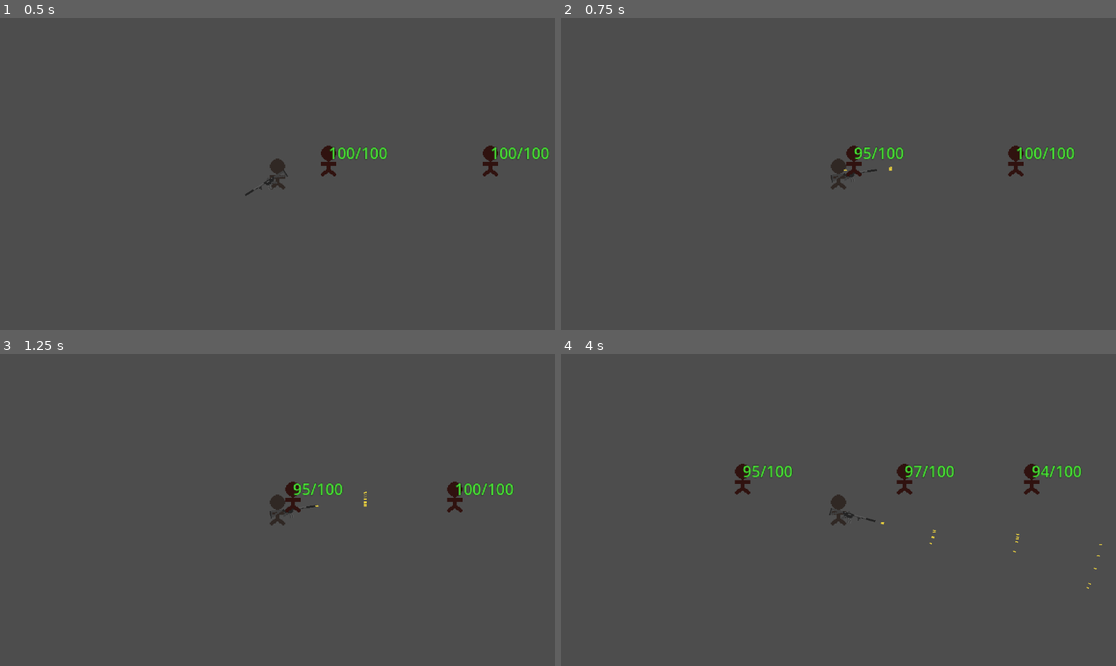
Above: before the commit, frames 1-4 (two rows, left to right).
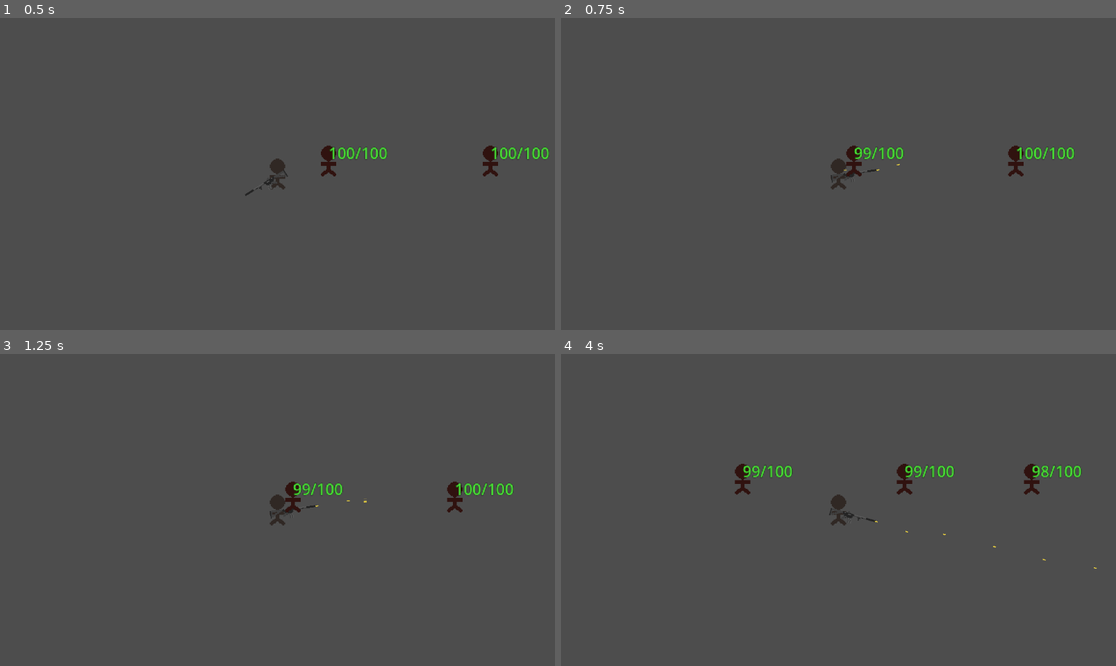
Above: after the commit, the same moments.

Repository: ExHilEr8/Personal-Game-Jam
Game: Godot game, scene res://scenes/main.tscn
Two runs of this game, one before a commit and one after it. Both use one fixed random seed, a clock stepped at 60 frames per second and the inputs below. Sound files missing from this copy of the repository are replaced by a short silence.
Inputs (mouse positions are in pixels of both pictures, inside the frame that each line leads up to):
- Up to frame 1 (0.5 s): no input
- Up to frame 2 (0.75 s): tap Enter at 0.5 s; move the mouse to (960, 158) at 0.52 s; press the mouse at (960, 158) at 0.53 s; hold D (move_right) from 0.53 s (still down)
- Up to frame 3 (1.25 s): keep holding D (move_right)
- Up to frame 4 (4 s): tap Space at 1.25 s; move the mouse to (727, 525) at 1.27 s; release D (move_right) at 1.28 s; release the mouse at (727, 525) at 1.28 s; hold S (move_down) 1.28-2.03 s; click (727, 525) at 1.35 s; move the mouse to (894, 441) at 2.02 s; press the mouse at (894, 441) at 2.03 s; hold D (move_right) 2.03-2.78 s; tap Enter at 2.75 s; move the mouse to (810, 572) at 2.77 s; release the mouse at (810, 572) at 2.78 s; hold W (move_up) 2.78-3.53 s; click (810, 572) at 2.85 s; move the mouse to (1005, 556) at 3.52 s; press the mouse at (1005, 556) at 3.53 s; hold A (move_left) from 3.53 s (still down)

Frame 1 is identical in both runs. In frame 2, less than 0.1% of the frame differs, in the area x 50-62%, y 41-49%; in frame 3, less than 0.1%; in frame 4, 0.2%, in the area x 34-98%, y 35-76%.

Commit message:
Implemented more responsive in-game reload functionality and added the ability for weapons to reload bullets individually

Diff:
--- a/scenes/testing_scenes/weapon_testing.tscn
+++ b/scenes/testing_scenes/weapon_testing.tscn
@@ -26,12 +26,10 @@
 
 [node name="Weapon" parent="Player/WeaponContainer" instance=ExtResource("3_5a638")]
 position = Vector2(16, 4)
-fire_rate = 0.1
-reload_single_bullets = true
-initial_accuracy = 0.95
+fire_rate = 0.05
+initial_accuracy = 0.975
 magazine_size = 999999
 reserve_ammo = 999999
-projectile_count = 5
 allow_queued_firing = false
 time_left_to_queue = 3.0
 physics_projectile = ExtResource("4_cxa28")
--- a/scenes/weapons/weapon.gd
+++ b/scenes/weapons/weapon.gd
@@ -8,8 +8,10 @@
 @export var fire_rate: float = float(0.3)
 @export var reload_time: float = float(1)
 @export_subgroup("Reload Misc")
-@export var reload_single_bullets: bool = false
-@export var bullets_to_reload: int = int(1)
+@export var allow_instant_reload_interruption: bool = false
+@export var reload_individual_bullets: bool = false
+@export var individual_bullet_reload_cost: int = int(1)
+@export var next_reload_cancel_delay: float = float(0.25)
 @export_subgroup("")
 @export var initial_accuracy: float = float(1) :
 	get:
@@ -65,10 +67,12 @@
 var hitscan_projectile_instances = []
 
 var burst_timer: Timer
+var fire_rate_timer: Timer
 var reload_timer: Timer
-var fire_rate_timer: Timer
+var reload_individual_timer: Timer
 var is_bursting: bool = false
 var is_reloading: bool = false
+var cancel_next_individual: bool = false
 
 var can_fire: bool = true
 var is_fire_queued: bool = false
@@ -91,12 +95,16 @@
 ##### FUNCTIONS #####
 
 func _ready():
+	burst_timer = initialize_general_timer()
+
 	fire_rate_timer = initialize_general_timer()
-	burst_timer = initialize_general_timer()
+	fire_rate_timer.timeout.connect(_attempt_queue_fire)
+
 	reload_timer = initialize_general_timer()
-
-	fire_rate_timer.timeout.connect(_attempt_queue_fire)
 	reload_timer.timeout.connect(_reload_timer_finished)
+
+	reload_individual_timer = initialize_general_timer()
+	reload_individual_timer.timeout.connect(_reload_individual_timer_finished)
 
 	magazine_count = magazine_size
 
@@ -109,6 +117,9 @@
 
 
 func _process(delta):
+	# Called first to determine if the player wants to shoot if during a reload
+	check_attempt_reload()
+
 	if is_charge_fire == true:
 		check_attempt_charge_fire(delta)
 
@@ -118,8 +129,6 @@
 		else:
 			check_attempt_single_fire()
 
-	check_attempt_reload()
-
 
 func _physics_process(delta):
 	if is_hitscan == true:
@@ -127,8 +136,29 @@
 			ray.target_position = get_default_ray_target()
 
 func check_attempt_reload():
-	if Input.is_action_just_pressed("reload") and reserve_ammo > 0 and magazine_count < magazine_size and is_reloading == false:
-		start_reload()
+	if Input.is_action_just_pressed("reload"):
+		if reload_individual_bullets == true:
+			if is_reloading == false:
+				if determine_can_reload() == true:
+					start_reload(reload_individual_timer)
+			else:
+				var elapsed_time = reload_individual_timer.wait_time - reload_individual_timer.time_left
+
+				if elapsed_time > next_reload_cancel_delay:
+					print('cancelling next reload')
+					cancel_next_individual = true
+		else:
+			if determine_can_reload() == true:
+				start_reload(reload_timer)
+
+	elif (Input.is_action_just_pressed("primary_action") and allow_instant_reload_interruption == true and determine_can_fire(true) == true):
+		if is_reloading == true:
+			if reload_individual_bullets == true:
+				cancel_reload(reload_individual_timer)
+			else:
+				cancel_reload(reload_timer)
+
+
 
 
 func check_attempt_full_fire():
@@ -166,7 +196,7 @@
 
 
 func try_fire():
-	determine_can_fire()
+	can_fire = determine_can_fire()
 
 	if can_fire == true:
 		fire_rate_timer.start(fire_rate)
@@ -293,25 +323,27 @@
 	return projectile
 
 
-func determine_can_fire():
-	can_fire = true
-
-	if(is_reloading == true):
-		can_fire = false
-		return
+func determine_can_fire(except_reloading: bool = false) -> bool:
+	if(is_reloading == true and except_reloading == false):
+		return false
 
 	elif(is_bursting == true):
-		can_fire = false
-		return
+		return false
 
 	elif(magazine_count == 0):
-		can_fire = false
-		return
+		return false
 
 	elif(fire_rate_timer.time_left > 0):
-		can_fire = false
-		return
-
+		return false
+
+	return true
+
+
+func determine_can_reload() -> bool:
+	if reserve_ammo > 0 and magazine_count < magazine_size and is_reloading == false:
+		return true
+
+	return false
 
 func damage_enemy(enemy, damage) -> void:
 	enemy.take_damage(damage)
@@ -326,13 +358,22 @@
 	magazine_count -= projectile_cost * projectiles_fired
 
 
-func start_reload():
-	reload_timer.start(reload_time)
+func start_reload(timer: Timer):
+	print('reload started')
+	timer.start(reload_time)
 	is_reloading = true
 
+func cancel_reload(timer: Timer):
+	print('reload interrupted')
+	timer.stop()
+	is_reloading = false
 
 func _reload_timer_finished():
 	reload()
+	is_reloading = false
+
+	print("reloaded", magazine_count, "/", magazine_size)
+	print("reserve ammo", reserve_ammo)
 
 
 func reload() -> void:
@@ -340,21 +381,47 @@
 
 	if(amount_to_reload > reserve_ammo):
 		magazine_count += reserve_ammo
-		reserve_ammo = 0
+		reserve_ammo -= reserve_ammo
 
 	else:
 		magazine_count += amount_to_reload
 		reserve_ammo -= amount_to_reload
 
+
+func _reload_individual_timer_finished():
+	reload_individual(individual_bullet_reload_cost)
 	is_reloading = false
 
 	print("reloaded", magazine_count, "/", magazine_size)
 	print("reserve ammo", reserve_ammo)
 
+	reload_individual_try_next()
+
+
+func reload_individual(amount_to_reload):
+	var mag_space_left = magazine_size - magazine_count
+
+	if amount_to_reload > reserve_ammo:
+		amount_to_reload = reserve_ammo
+
+	if mag_space_left < amount_to_reload:
+		amount_to_reload = mag_space_left
+
+	magazine_count += amount_to_reload
+	reserve_ammo -= amount_to_reload
+
+
+func reload_individual_try_next():
+	if magazine_size - magazine_count > 0 and cancel_next_individual == false:
+		start_reload(reload_individual_timer)
+
+	# cancel_next_individual is always reset when the next bullet is loaded
+	cancel_next_individual = false
+
 
 func initialize_general_timer() -> Timer:
 	var timer = Timer.new()
-	get_tree().get_root().add_child.call_deferred(timer)
+	add_child.call_deferred(timer)
 	timer.one_shot = true
 	timer.autostart = false
 	return timer
